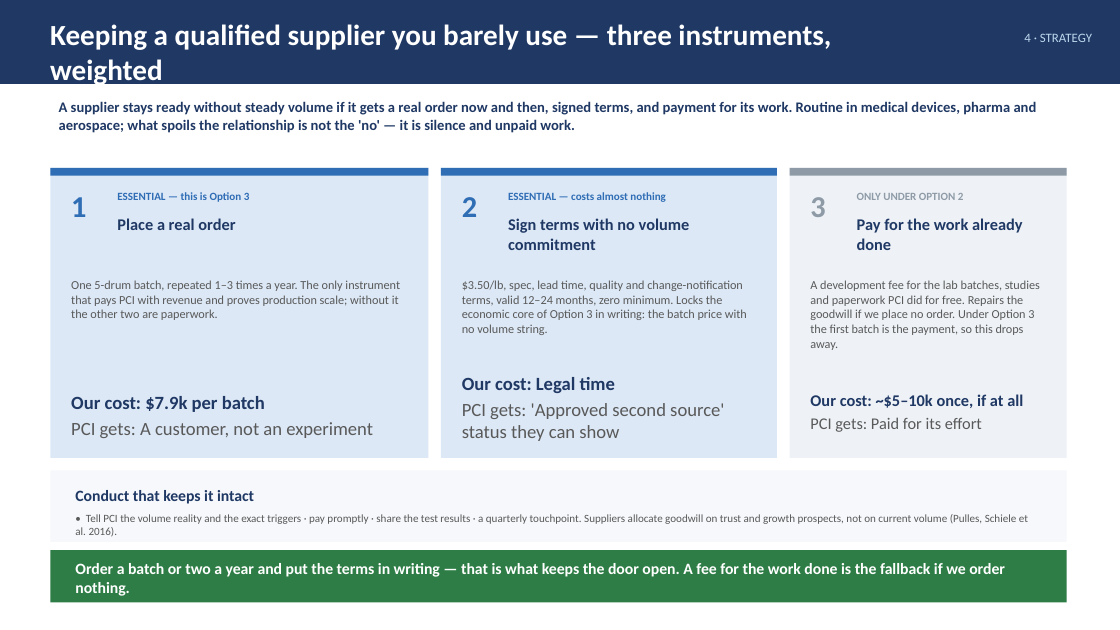
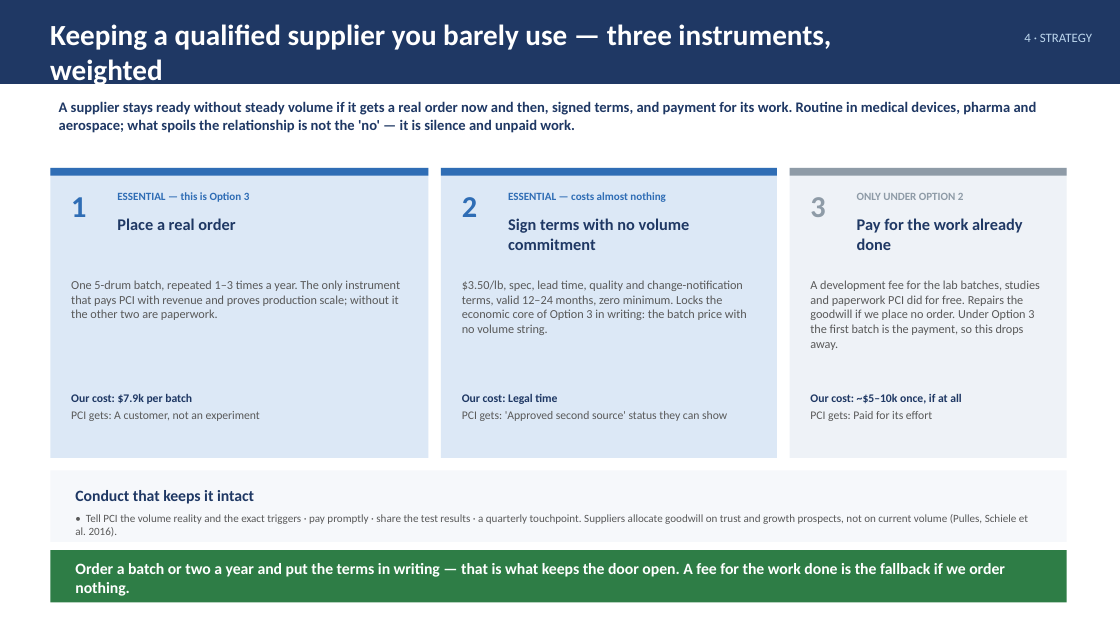
Before and after one commit to naviero1/Claude-Works, a slide deck: slide 8 of PVA second supplier initiative/PVA_Second_Supplier_Leadership_Deck_oscar-edit_2026-09-29.pptx. Drawn at 1120x630 pixels with LibreOffice and Linux fonts; fonts in the diff are those of the drawing. Boxes give left, top, right and bottom in pixels: in the first picture for what was removed or moved away, otherwise in the second. Text is boxed around its words. In the diff, an @@ line names an element or a change of style, - is before the commit and + after.

```diff
--- a/PVA second supplier initiative/PVA_Second_Supplier_Leadership_Deck_oscar-edit_2026-09-29.pptx
+++ b/PVA second supplier initiative/PVA_Second_Supplier_Leadership_Deck_oscar-edit_2026-09-29.pptx
@@ text "Our cost: $7.9k per batch" at [71,394,260,421]: size 16 to 10 pt @@
@@ text "Our cost: Legal time" at [462,394,727,421]: size 16 to 10 pt @@
@@ text "Our cost: Legal time": place and size @@
-text "Our cost: Legal time" at [462,377,724,441]
+text "Our cost: Legal time" at [462,394,727,421]
@@ text "Our cost: ~$5–10k once, if ..." at [810,394,961,421]: size 14 to 10 pt @@
```
Also in this commit, not shown: 6 other slides changed, 1 other file.
